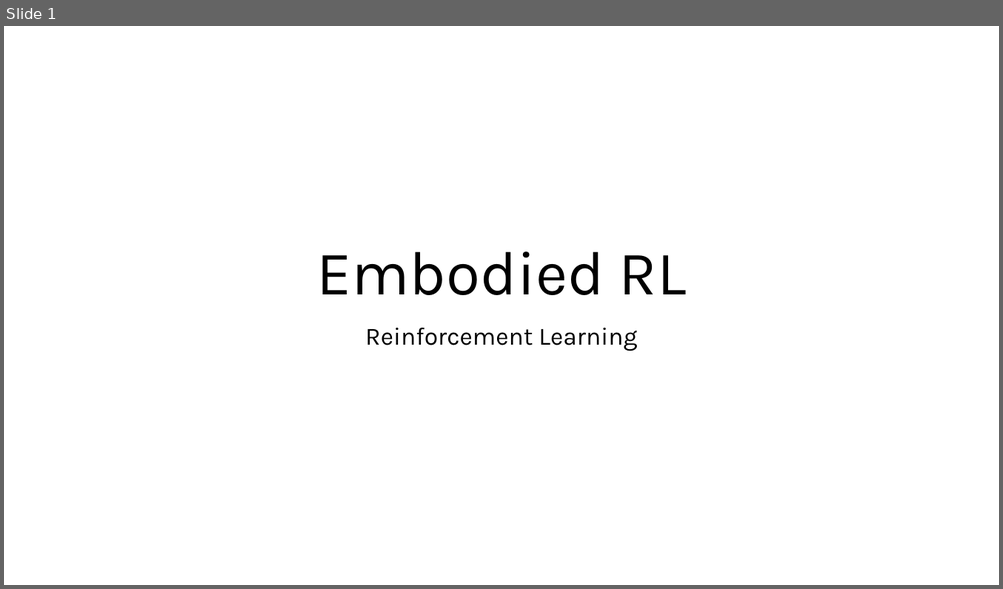
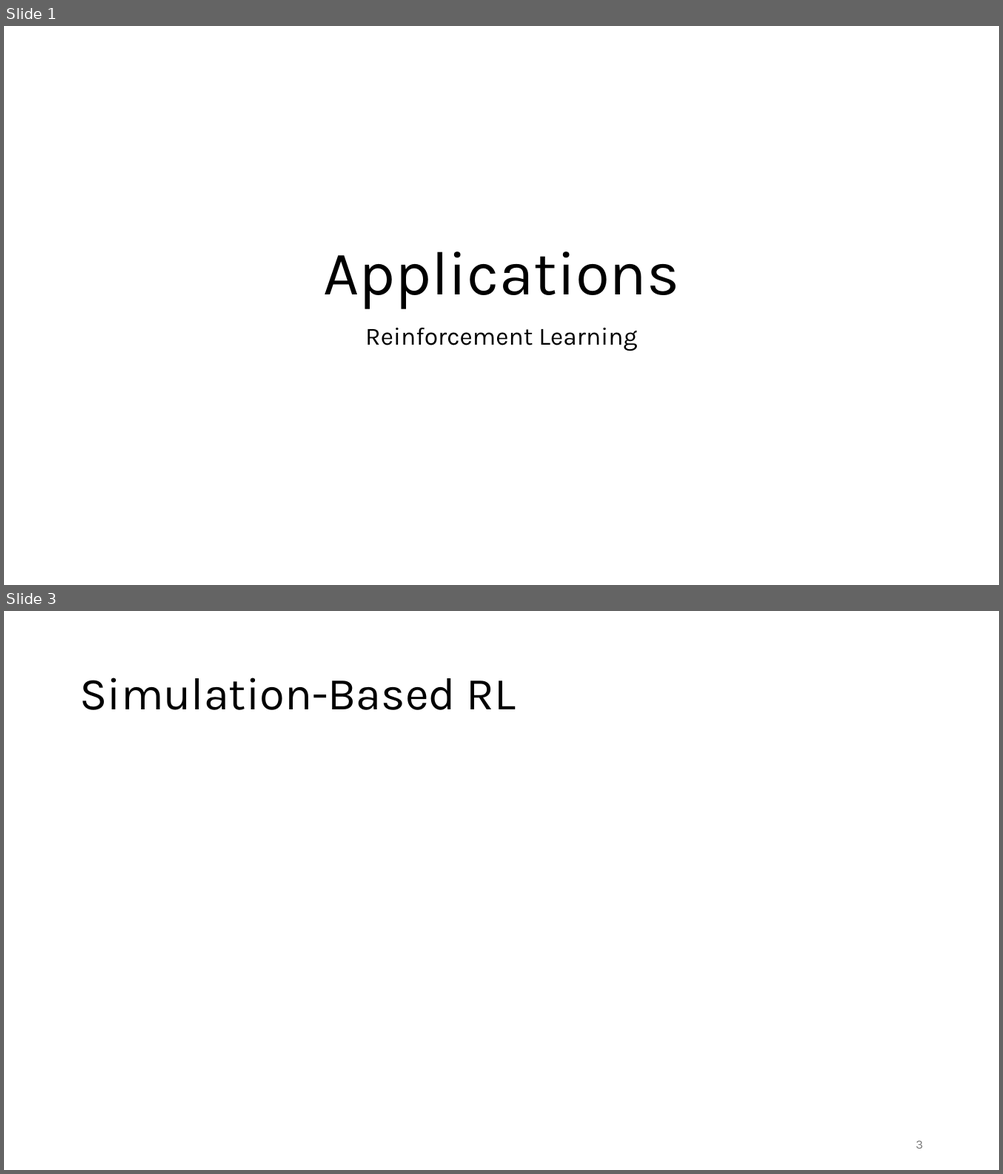
Before and after one commit to FelixWick/reinforcement_learning, a slide deck: slides/4_applications.pptx. Shown one above the other, each under a label of ours: slide 1 before the commit, slides 1 and 3 after it; the slides between them are not shown. The pictures are 1003x589 and 1003x1174 pixels, drawn with LibreOffice and Linux fonts; fonts in the diff are those of the drawing. Boxes give left, top, right and bottom in pixels: in the first picture for what was removed or moved away, otherwise in the second. Text is boxed around its words. In the diff, an @@ line names an element or a change of style, - is before the commit and + after.

```diff
--- a/slides/4_applications.pptx
+++ b/slides/4_applications.pptx
@@ slide 3 added at (4, 611, 999, 1170), background #FFFFFF @@
@@ title added at (79, 678, 515, 710), 44 pt, text #000000 @@
+Simulation-Based RL
@@ page number added at (916, 1141, 923, 1149), 12 pt, text #797979 @@
+3
@@ slide 1 changed as well @@
@@ title at (323, 252, 680, 309): text changed @@
-Embodied RL
+Applications
```
Also in this commit, not shown: 1 other slide changed, 6 other slides added, 1 slide removed, 1 other file.
